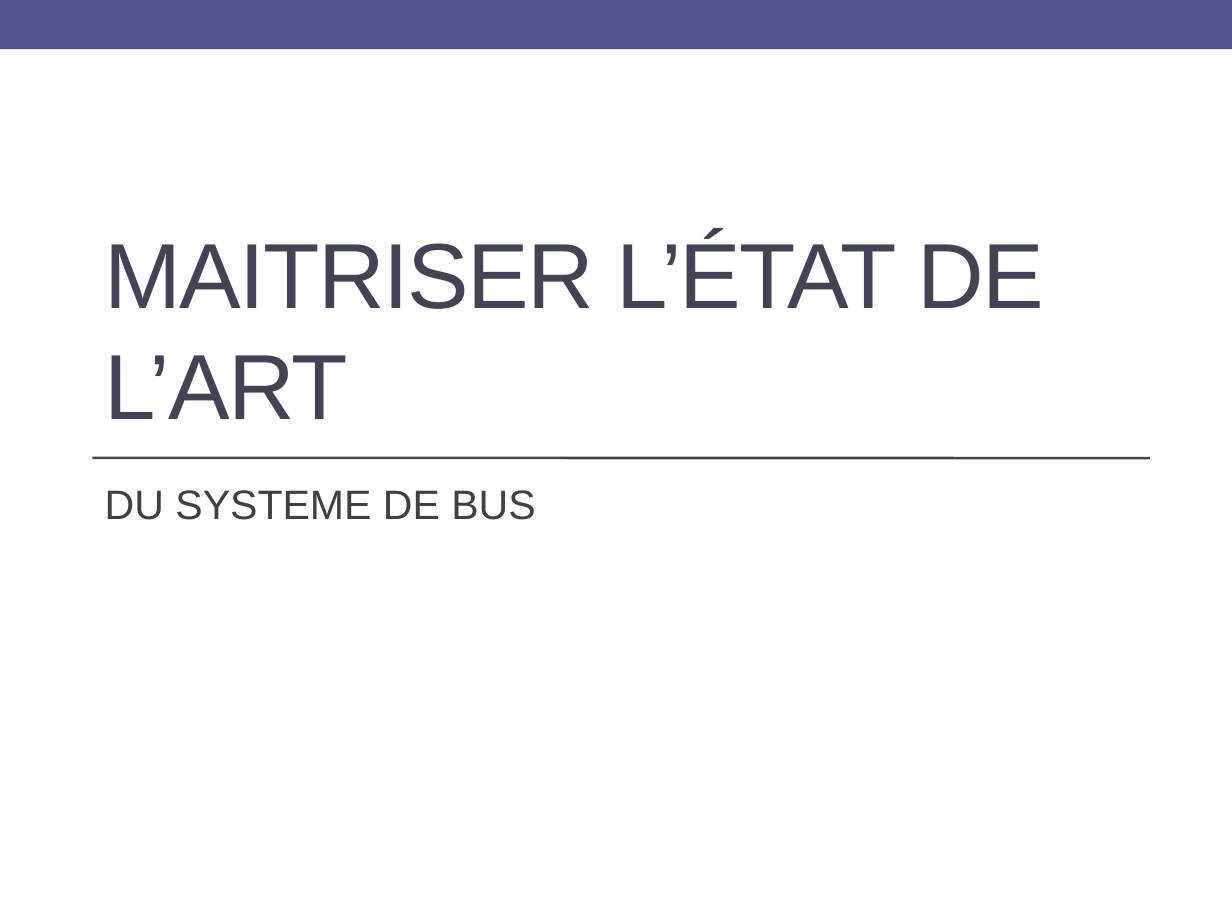
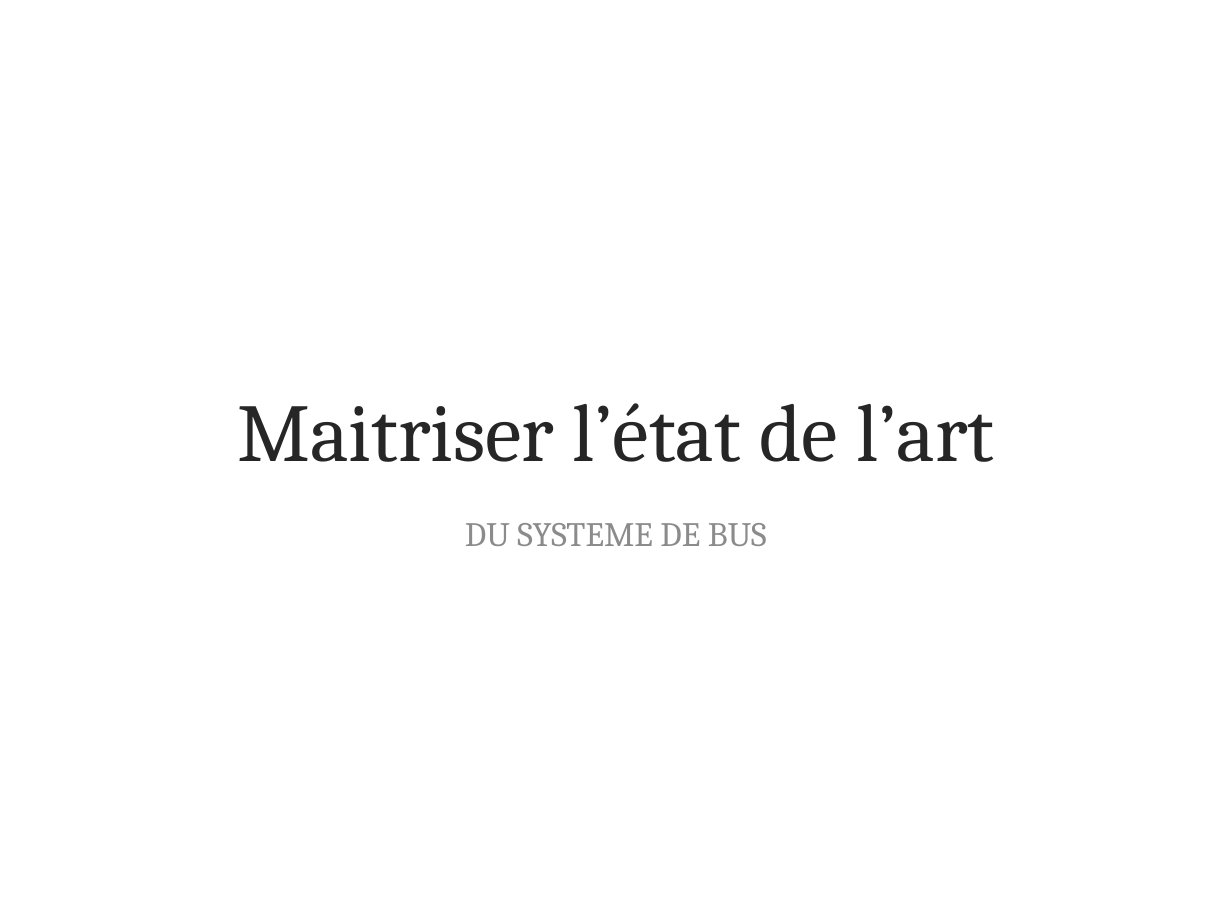
Before and after one commit to athongintel/stage5A.monitor, a slide deck: slide 9 of reports/for school/Stage-fin-detude-presentation.pptx (slide 10 before the commit). Drawn at 1232x924 pixels with LibreOffice and Linux fonts; fonts in the diff are those of the drawing; background and template pictures are left out. Boxes give left, top, right and bottom in pixels: in the first picture for what was removed or moved away, otherwise in the second. Text is boxed around its words. In the diff, an @@ line names an element or a change of style, - is before the commit and + after.

```diff
--- a/reports/for school/Stage-fin-detude-presentation.pptx
+++ b/reports/for school/Stage-fin-detude-presentation.pptx
@@ rectangle removed at box(0, 0, 1232, 49) @@
@@ title at box(237, 403, 994, 462): text changed; size 54 to 48 pt; font Arial to Cambria; text colour #424456 to #262626 @@
-MAITRISER L’ÉTAT DE L’ART
+Maitriser l’état de l’art
@@ line removed from (92, 458) to (1149, 458) @@
@@ text "DU SYSTEME DE BUS": place and size @@
-text "DU SYSTEME DE BUS" at box(105, 490, 535, 520)
+text "DU SYSTEME DE BUS" at box(465, 523, 767, 546)
@@ text "DU SYSTEME DE BUS" at box(465, 523, 767, 546): size 24 to 20 pt, font Arial to Cambria, text colour #404040 to #8C8C8C; alignment left to centre @@
```
Also in this commit, not shown: 20 other slides changed, 4 slides added, 3 slides removed, 42 other files.
